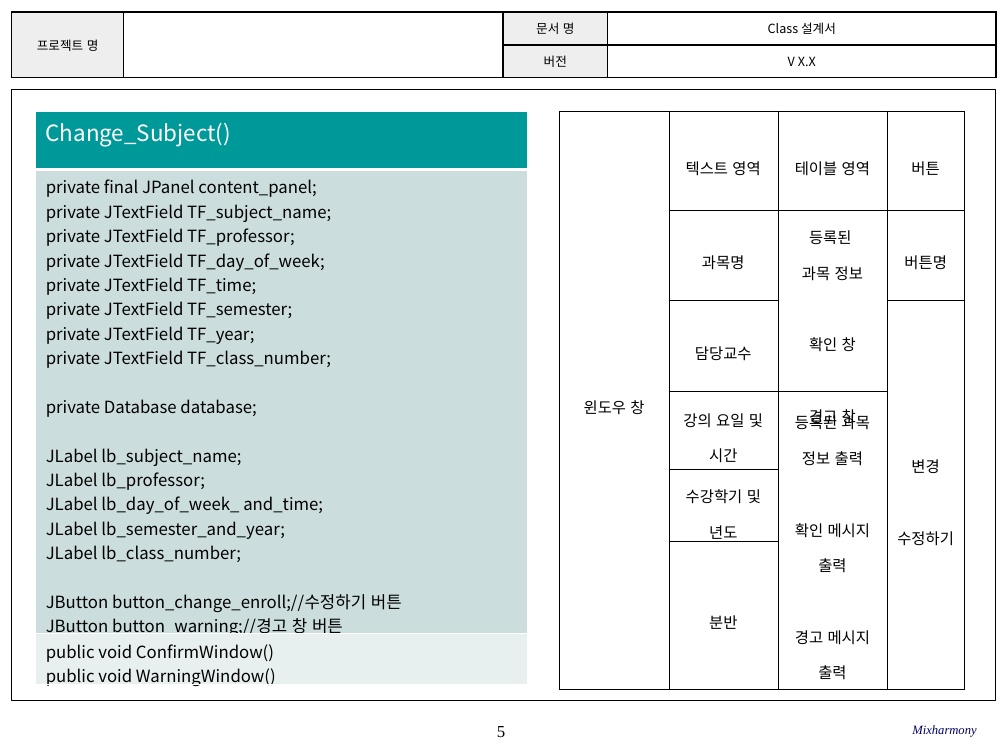
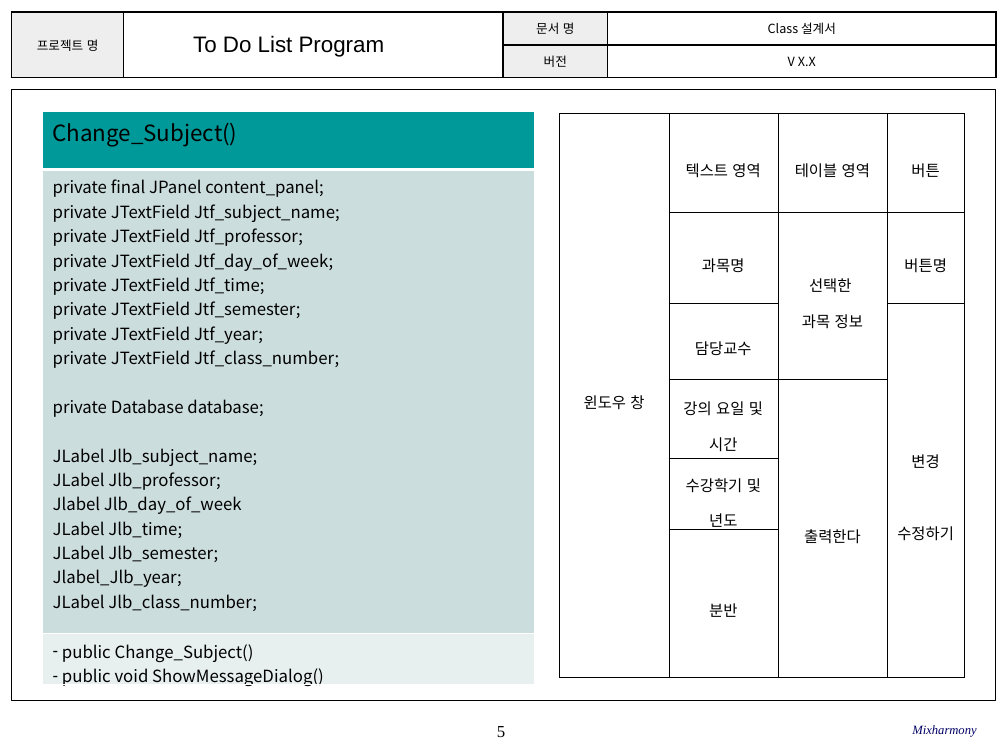
Before and after one commit to SE-admin/SE2017_2_mixharmony, a slide deck: slide 5 of doc/3_ 설계서/Class Design.pptx. Drawn at 1008x756 pixels with LibreOffice and Linux fonts; fonts in the diff are those of the drawing; background and template pictures are left out. Boxes give left, top, right and bottom in pixels: in the first picture for what was removed or moved away, otherwise in the second. Text is boxed around its words. In the diff, an @@ line names an element or a change of style, - is before the commit and + after.

Commit message:
#867 Class Design.pptx (수강 과목에 대한 클래스 내용 추가)

```diff
--- a/doc/3_ 설계서/Class Design.pptx
+++ b/doc/3_ 설계서/Class Design.pptx
@@ text added at (x1=193, y1=35, x2=385, y2=57), 16 pt, text #000000 @@
+To Do List Program
@@ table at (x1=42, y1=111, x2=534, y2=690) @@
-row 2, column 1: private final JPanel content_panel; / private JTextField TF_subject_name; / private JTextField TF_professor; / private JTextField TF_day_of_week; / private JTextField TF_time; / private JTextField TF_semester; / private JTextField TF_year; / private JTextField TF_class_number; / private Database database; / JLabel lb_subject_name; / JLabel lb_professor; / JLabel lb_day_of_week_ and_time; / JLabel lb_semester_and_year; / JLabel lb_class_number; / JButton button_change_enroll;//수정하기 버튼 / JButton button_warning;//경고 창 버튼 / Jbutton button_cancel;//취소 버튼 / Jbutton button_confirm;//확인 버튼
+row 2, column 1: private final JPanel content_panel; / private JTextField Jtf_subject_name; / private JTextField Jtf_professor; / private JTextField Jtf_day_of_week; / private JTextField Jtf_time; / private JTextField Jtf_semester; / private JTextField Jtf_year; / private JTextField Jtf_class_number; / private Database database; / JLabel Jlb_subject_name; / JLabel Jlb_professor; / Jlabel Jlb_day_of_week / JLabel Jlb_time; / JLabel Jlb_semester; / Jlabel_Jlb_year; / JLabel Jlb_class_number; / JButton button_change_enroll;
-row 3, column 1: public void ConfirmWindow() / public void WarningWindow()
+row 3, column 1: public Change_Subject() / public void ShowMessageDialog()
@@ text colour #FFFFFF to #000000 in "Change_Subject()" @@
@@ table moved from (x1=35, y1=111, x2=527, y2=690) to (x1=42, y1=111, x2=534, y2=690) @@
@@ table at (x1=559, y1=113, x2=964, y2=677) @@
-row 2, column 3: 등록된 / 과목 정보 / 확인 창 / 경고 창
+row 2, column 3: 선택한 / 과목 정보
-row 4, column 3: 등록된 과목 정보 출력 / 확인 메시지 출력 / 경고 메시지 출력
+row 4, column 3: 출력한다
```
Also in this commit, not shown: 9 other slides changed.
